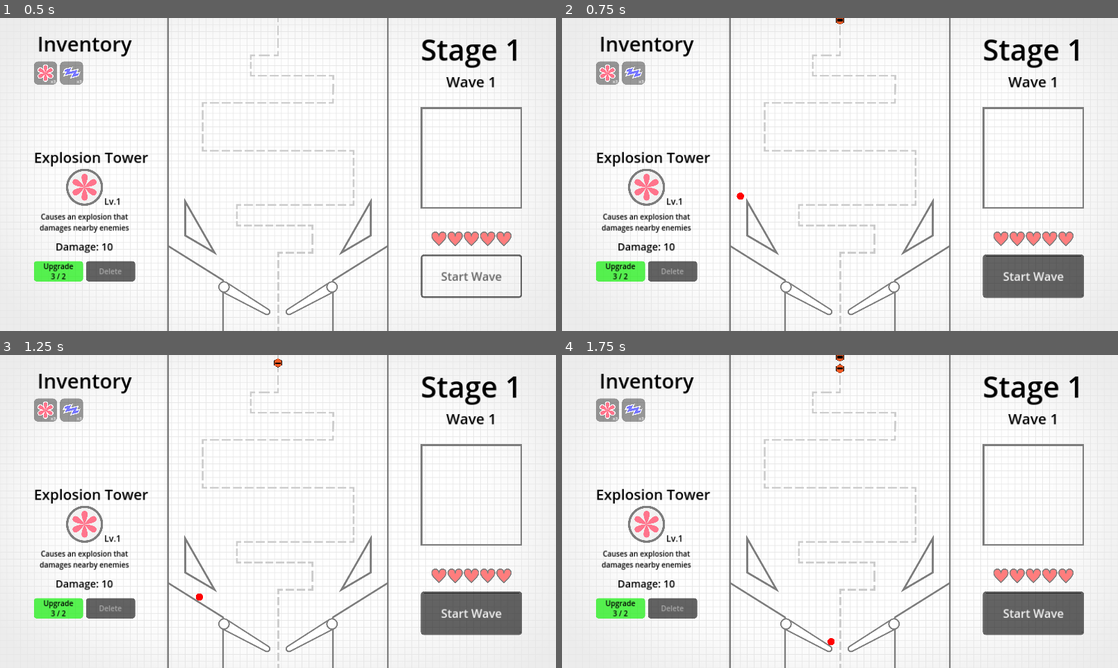
Above: before the commit, frames 1-4 (two rows, left to right).
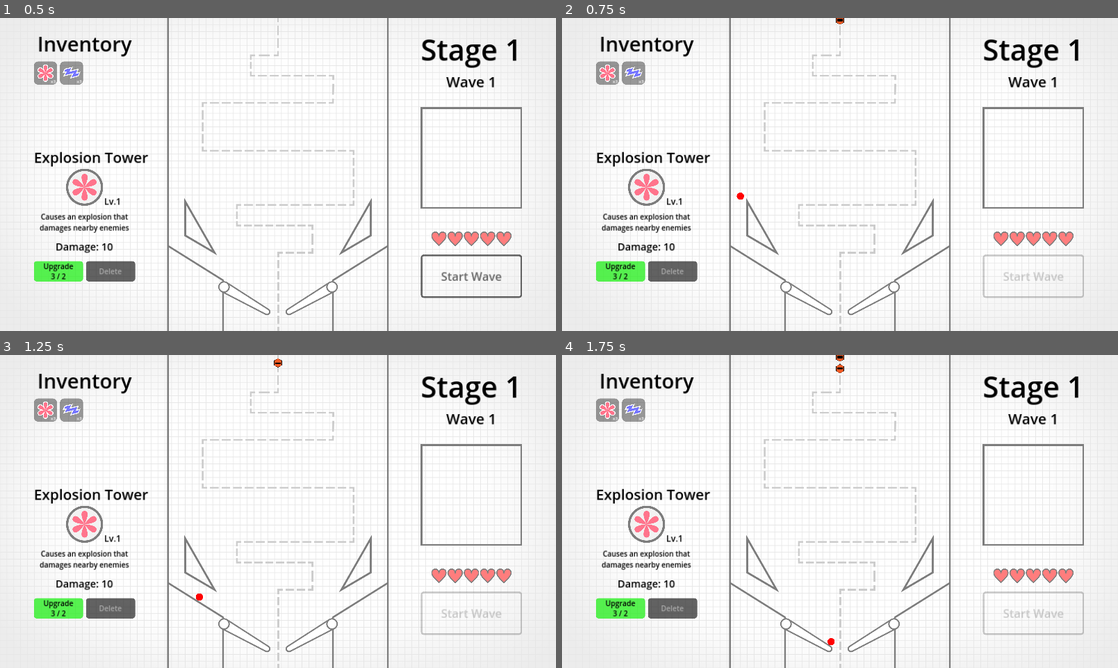
Above: after the commit, the same moments.

Repository: cxhuy/ptd
Game: Godot game, scene res://scenes/game.tscn
Two runs of this game, one before a commit and one after it. Both use one fixed random seed, a clock stepped at 60 frames per second and the inputs below.
Inputs (mouse positions are in pixels of both pictures, inside the frame that each line leads up to):
- Up to frame 1 (0.5 s): no input
- Up to frame 2 (0.75 s): click "Start Wave" at 0.5 s
- Up to frame 3 (1.25 s): no input
- Up to frame 4 (1.75 s): click (1034, 611) at 1.25 s, where only the run before the commit has a clickable "Start Wave"

Frame 1 is identical in both runs. In frame 2, 2.5% of the frame differs, in the area x 75-94%, y 75-90%; in frame 3, 2.5%; in frame 4, 2.5%.

Commit message:
feat: disable wave start button during wave

Diff:
--- a/scripts/enemy/enemySpawn.gd
+++ b/scripts/enemy/enemySpawn.gd
@@ -5,10 +5,11 @@
 var currentWave: int = 1
 var enemySpawnFinish: bool = false
 var inGame: bool = false
+var waveStartButton
 
 
 func _ready():
-	var waveStartButton := get_node("../UI/RightUI/RightUIContainer/WaveStartButton")
+	waveStartButton = get_node("../UI/RightUI/RightUIContainer/WaveStartButton")
 	waveStartButton.connect("pressed", _on_wave_start_button_pressed)
 
 
@@ -18,6 +19,7 @@
 		inGame = false
 		get_tree().call_group("Balls", "queue_free")
 		currentWave += 1
+		waveStartButton.disabled = false
 
 	if inGame and get_tree().get_nodes_in_group("Balls").size() == 0:
 		var ballInstance = ball.instantiate()
@@ -32,6 +34,7 @@
 		ballInstance.set_global_position(Vector2(616, 583))
 		add_child(ballInstance)
 		inGame = true
+		waveStartButton.disabled = true
 
 
 func startWave(wave):
